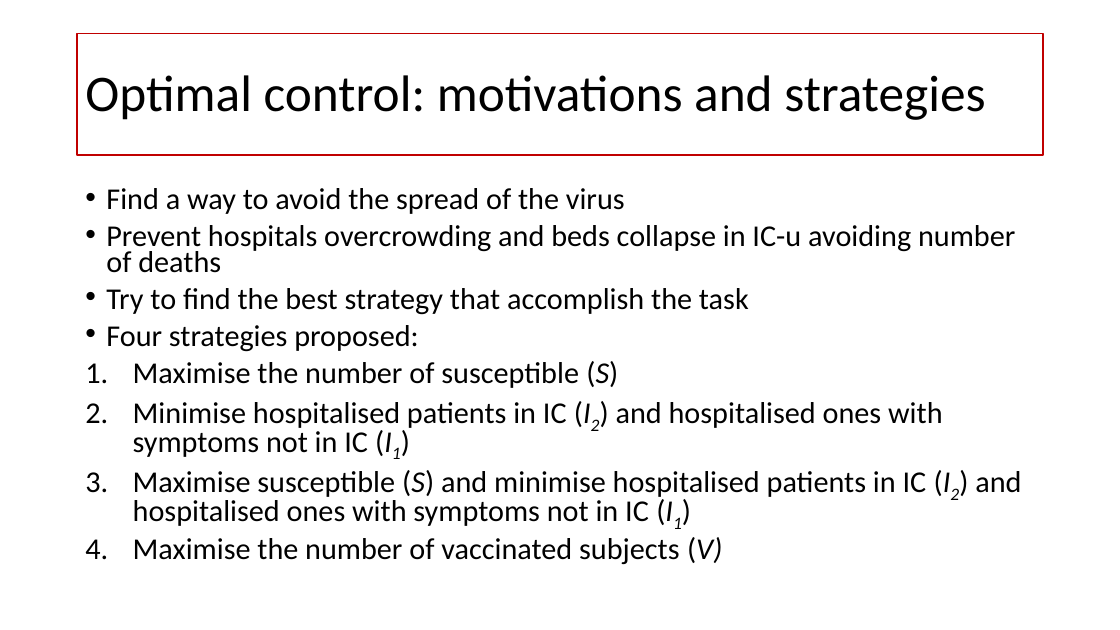
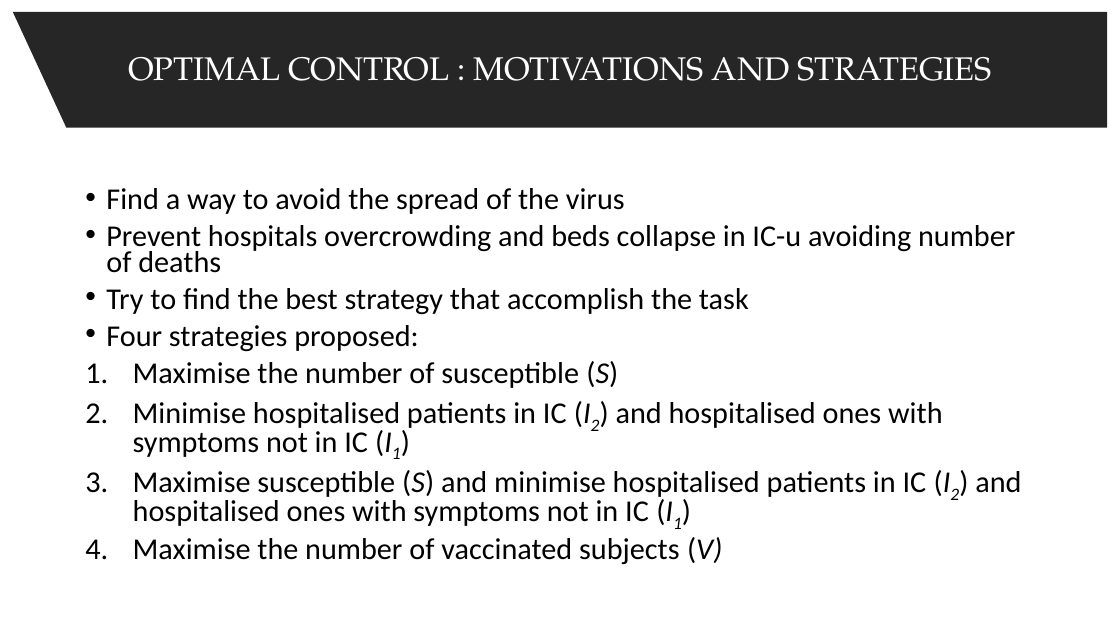
Before and after one commit to spbisc97/covid-optimal-control, a slide deck: slide 8 of PowerPoint/Optimal control strategies to prevent the hospital beds collapse during COVID-19 outbreak.pptx (slide 9 before the commit). Drawn at 1120x630 pixels with LibreOffice and Linux fonts; fonts in the diff are those of the drawing. Boxes give left, top, right and bottom in pixels: in the first picture for what was removed or moved away, otherwise in the second. Text is boxed around its words. In the diff, an @@ line names an element or a change of style, - is before the commit and + after.

Commit message:
TITLES ADDED

```diff
--- a/PowerPoint/Optimal control strategies to prevent the hospital beds collapse during COVID-19 outbreak.pptx
+++ b/PowerPoint/Optimal control strategies to prevent the hospital beds collapse during COVID-19 outbreak.pptx
@@ freeform shape added at (13,12,1107,128), fill #262626, 28 pt, text #FFFFFF @@
+OPTIMAL CONTROL : MOTIVATIONS AND STRATEGIES
@@ title removed at (77,34,1044,155) @@
-Optimal control: motivations and strategies
```
Also in this commit, not shown: 17 other slides changed, 1 slide added.
